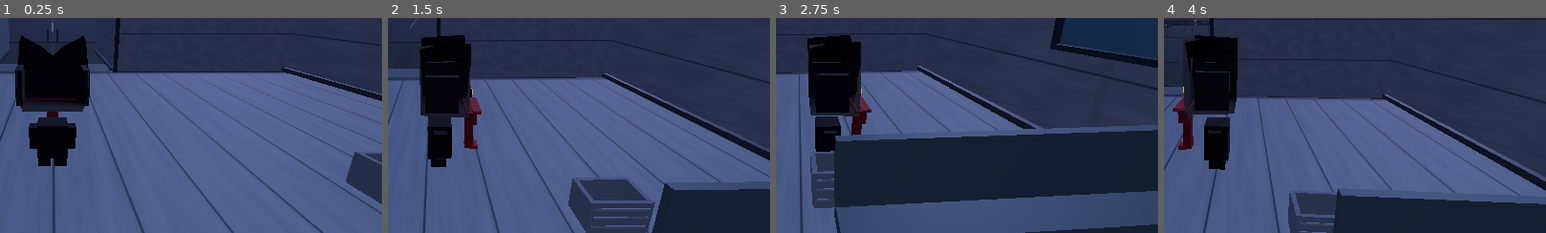
Above: before the commit, frames 1-4 (left to right).
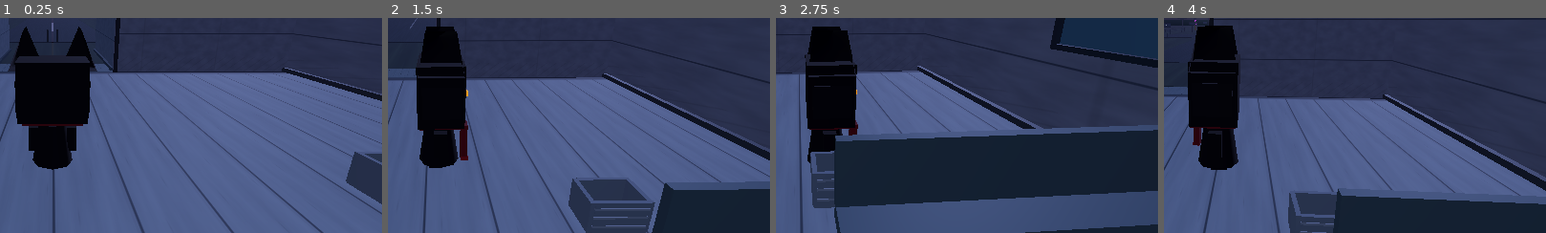
Above: after the commit, the same moments.

Repository: jhooni467/Brain-Concept-
Game: Godot game, scene res://scenes/main.tscn
Two runs of this game, one before a commit and one after it. Both use one fixed random seed, a clock stepped at 60 frames per second and the inputs below.
Inputs (mouse positions are % of the whole screen's width and height, from its top left):
- Up to frame 1 (0.25 s): no input
- Up to frame 2 (1.5 s): tap Enter at 0.5 s; move the mouse to (72, 45) at 0.52 s; hold D (move_right) 0.53-1.25 s; click (72, 45) at 0.67 s; tap Space (jump) at 0.77 s; drag from (30, 55) to (45, 70) at 1.27 s
- Up to frame 3 (2.75 s): move the mouse to (60, 28) at 2.02 s; hold D (move_right) from 2.03 s (still down)
- Up to frame 4 (4 s): release D (move_right) at 2.75 s; drag from (45, 70) to (20, 35) at 2.77 s; move the mouse to (80, 65) at 3.52 s; hold A (move_left) from 3.53 s (still down); tap Space (jump) at 3.77 s
The pictures show only the part of the screen within x 43-93%, y 28-78%; the shares and areas given below are measured in that part.

The runs differ from the first frame. In frame 1, 4.0% of the frame differs, in the area x 2-26%, y 4-71%; in frame 2, 4.0%, in the area x 7-25%, y 4-70%; in frame 3, 3.2%; in frame 4, 3.9%.

Commit message:
fix: rebuild Axel hood and scarf with stable closed geometry

Diff:
--- a/scripts/characters/axel.gd
+++ b/scripts/characters/axel.gd
@@ -61,10 +61,10 @@
 func _create_collision() -> void:
 	var collision := CollisionShape3D.new()
 	var capsule := CapsuleShape3D.new()
-	capsule.radius = 0.31
-	capsule.height = 2.05
+	capsule.radius = 0.32
+	capsule.height = 2.28
 	collision.shape = capsule
-	collision.position.y = 1.025
+	collision.position.y = 1.14
 	add_child(collision)
 
 
@@ -74,7 +74,7 @@
 	add_child(_visual_root)
 
 	var cloak := _make_material(Color(0.012, 0.011, 0.019), 0.96)
-	var cloak_facet := _make_material(Color(0.027, 0.023, 0.038), 0.92)
+	var cloak_facet := _make_material(Color(0.027, 0.024, 0.039), 0.94)
 	var scarf := _make_material(Color(0.34, 0.012, 0.064), 0.88)
 	var scarf_highlight := _make_material(Color(0.48, 0.025, 0.085), 0.82)
 	var eye_socket := _make_material(Color(0.0015, 0.0015, 0.003), 1.0)
@@ -83,82 +83,103 @@
 	eye.emission = Color(1.0, 0.34, 0.055)
 	eye.emission_energy_multiplier = 1.25
 
-	# Axel keeps the reference's distinctive silhouette: oversized cat hood,
-	# tiny dark body, narrow amber eyes and a deep-red scarf.
-	_add_box("ShortCloakBody", Vector3(0.58, 0.68, 0.46), Vector3(0.0, 0.56, 0.02), cloak)
-	_add_box("LeftSleeve", Vector3(0.19, 0.46, 0.25), Vector3(-0.36, 0.59, 0.0), cloak)
-	_add_box("RightSleeve", Vector3(0.19, 0.46, 0.25), Vector3(0.36, 0.59, 0.0), cloak)
-	_add_box("LeftFoot", Vector3(0.23, 0.18, 0.30), Vector3(-0.16, 0.12, 0.035), cloak)
-	_add_box("RightFoot", Vector3(0.23, 0.18, 0.30), Vector3(0.16, 0.12, 0.035), cloak)
-
-	var hood := MeshInstance3D.new()
-	hood.name = "AxelSignatureCatHood"
-	hood.mesh = _create_hood_mesh()
-	hood.material_override = cloak
-	_visual_root.add_child(hood)
-
-	# Subtle angular planes give the hood depth without changing its silhouette.
-	_add_box("LeftHoodSideFacet", Vector3(0.12, 0.66, 0.58), Vector3(-0.61, 1.63, -0.015), cloak_facet)
-	_add_box("RightHoodSideFacet", Vector3(0.12, 0.66, 0.58), Vector3(0.61, 1.63, -0.015), cloak_facet)
-
-	# The eyes are deliberately slim and close-set, like the supplied character.
-	_add_box("LeftEyeSocket", Vector3(0.235, 0.145, 0.055), Vector3(-0.205, 1.57, -0.535), eye_socket)
-	_add_box("RightEyeSocket", Vector3(0.235, 0.145, 0.055), Vector3(0.205, 1.57, -0.535), eye_socket)
-	var left_eye := _add_box("LeftAmberEye", Vector3(0.165, 0.085, 0.025), Vector3(-0.205, 1.57, -0.573), eye)
-	var right_eye := _add_box("RightAmberEye", Vector3(0.165, 0.085, 0.025), Vector3(0.205, 1.57, -0.573), eye)
+	# Compact cloak body. The head and ears are separate meshes so no concave
+	# polygon fan can fold over itself or produce broken triangles.
+	var body_mesh := MeshInstance3D.new()
+	body_mesh.name = "CloakBody"
+	var body_shape := CylinderMesh.new()
+	body_shape.top_radius = 0.27
+	body_shape.bottom_radius = 0.40
+	body_shape.height = 0.82
+	body_shape.radial_segments = 8
+	body_mesh.mesh = body_shape
+	body_mesh.material_override = cloak
+	body_mesh.position = Vector3(0.0, 0.49, 0.035)
+	_visual_root.add_child(body_mesh)
+
+	_add_box("LeftSleeve", Vector3(0.19, 0.48, 0.25), Vector3(-0.37, 0.57, 0.01), cloak)
+	_add_box("RightSleeve", Vector3(0.19, 0.48, 0.25), Vector3(0.37, 0.57, 0.01), cloak)
+	_add_box("LeftFoot", Vector3(0.23, 0.18, 0.31), Vector3(-0.16, 0.11, 0.07), cloak)
+	_add_box("RightFoot", Vector3(0.23, 0.18, 0.31), Vector3(0.16, 0.11, 0.07), cloak)
+
+	# Broad square hood and two independent pointed ears: stable, closed geometry.
+	_add_box("CatHoodHead", Vector3(1.30, 1.12, 0.84), Vector3(0.0, 1.56, 0.0), cloak)
+	_add_ear("LeftPointedEar", Vector3(-0.49, 1.96, 0.0), 0.58, 0.72, 0.78, cloak)
+	_add_ear("RightPointedEar", Vector3(0.49, 1.96, 0.0), 0.58, 0.72, 0.78, cloak)
+
+	# Slightly darker cheek planes give the hood volume while preserving its outline.
+	_add_box("LeftCheekFacet", Vector3(0.12, 0.58, 0.68), Vector3(-0.615, 1.48, -0.01), cloak_facet)
+	_add_box("RightCheekFacet", Vector3(0.12, 0.58, 0.68), Vector3(0.615, 1.48, -0.01), cloak_facet)
+
+	# Eye recesses and amber rectangular eyes are fixed to the front surface.
+	_add_box("LeftEyeSocket", Vector3(0.245, 0.145, 0.045), Vector3(-0.225, 1.55, -0.445), eye_socket)
+	_add_box("RightEyeSocket", Vector3(0.245, 0.145, 0.045), Vector3(0.225, 1.55, -0.445), eye_socket)
+	var left_eye := _add_box("LeftAmberEye", Vector3(0.17, 0.085, 0.026), Vector3(-0.225, 1.55, -0.481), eye)
+	var right_eye := _add_box("RightAmberEye", Vector3(0.17, 0.085, 0.026), Vector3(0.225, 1.55, -0.481), eye)
 	left_eye.rotation.z = deg_to_rad(-3.0)
 	right_eye.rotation.z = deg_to_rad(3.0)
 
-	# Wide scarf covers the lower face; its single front tail hangs over the chest.
-	_add_box("ScarfWrap", Vector3(0.94, 0.235, 0.18), Vector3(0.0, 1.12, -0.56), scarf)
-	_add_box("ScarfUpperFold", Vector3(0.91, 0.045, 0.16), Vector3(0.0, 1.235, -0.66), scarf_highlight)
-	_add_box("ScarfFrontTail", Vector3(0.25, 0.67, 0.15), Vector3(0.0, 0.70, -0.56), scarf)
-	_add_box("ScarfTailFold", Vector3(0.25, 0.075, 0.16), Vector3(0.0, 0.385, -0.66), scarf_highlight)
-
-
-func _create_hood_mesh() -> ArrayMesh:
-	# Extruded angular outline, with tall pointed ears and a broad, squared-off head.
-	var outline: Array[Vector2] = [
-		Vector2(-0.58, -0.49),
-		Vector2(0.58, -0.49),
-		Vector2(0.69, -0.20),
-		Vector2(0.67, 0.31),
-		Vector2(0.61, 0.82),
-		Vector2(0.22, 0.61),
-		Vector2(0.0, 0.43),
-		Vector2(-0.22, 0.61),
-		Vector2(-0.61, 0.82),
-		Vector2(-0.67, 0.31),
-		Vector2(-0.69, -0.20)
-	]
+	# Scarf wraps around the neck. Its single long end hangs on Axel's right,
+	# rather than running down the center of the face/body.
+	_add_box("ScarfWrap", Vector3(1.12, 0.27, 0.82), Vector3(0.0, 1.08, -0.015), scarf)
+	_add_box("ScarfUpperFold", Vector3(1.00, 0.045, 0.72), Vector3(0.0, 1.225, -0.055), scarf_highlight)
+	var scarf_tail := _add_box(
+		"ScarfRightTail",
+		Vector3(0.24, 0.70, 0.12),
+		Vector3(0.37, 0.66, -0.43),
+		scarf
+	)
+	scarf_tail.rotation.z = deg_to_rad(-3.0)
+	_add_box("ScarfTailFold", Vector3(0.24, 0.07, 0.13), Vector3(0.37, 0.33, -0.445), scarf_highlight)
+
+
+func _add_ear(
+	mesh_name: String,
+	base_position: Vector3,
+	width: float,
+	height: float,
+	depth: float,
+	material: Material
+) -> void:
+	var ear := MeshInstance3D.new()
+	ear.name = mesh_name
+	ear.mesh = _create_ear_mesh(width, height, depth)
+	ear.material_override = material
+	ear.position = base_position
+	_visual_root.add_child(ear)
+
+
+func _create_ear_mesh(width: float, height: float, depth: float) -> ArrayMesh:
+	var front_left := Vector3(-width * 0.5, 0.0, -depth * 0.5)
+	var front_right := Vector3(width * 0.5, 0.0, -depth * 0.5)
+	var front_tip := Vector3(0.0, height, -depth * 0.34)
+	var back_left := Vector3(-width * 0.5, 0.0, depth * 0.5)
+	var back_right := Vector3(width * 0.5, 0.0, depth * 0.5)
+	var back_tip := Vector3(0.0, height, depth * 0.34)
 
 	var surface := SurfaceTool.new()
 	surface.begin(Mesh.PRIMITIVE_TRIANGLES)
-	var front_points: Array[Vector3] = []
-	var back_points: Array[Vector3] = []
-	for point in outline:
-		front_points.append(Vector3(point.x, point.y + 1.68, -0.49))
-		back_points.append(Vector3(point.x * 0.94, point.y * 0.94 + 1.68, 0.36))
-
-	var front_center := Vector3(0.0, 1.68, -0.49)
-	var back_center := Vector3(0.0, 1.68, 0.36)
-	for index in range(outline.size()):
-		var next_index := (index + 1) % outline.size()
-		surface.add_vertex(front_center)
-		surface.add_vertex(front_points[next_index])
-		surface.add_vertex(front_points[index])
-		surface.add_vertex(back_center)
-		surface.add_vertex(back_points[index])
-		surface.add_vertex(back_points[next_index])
-		surface.add_vertex(front_points[index])
-		surface.add_vertex(front_points[next_index])
-		surface.add_vertex(back_points[next_index])
-		surface.add_vertex(front_points[index])
-		surface.add_vertex(back_points[next_index])
-		surface.add_vertex(back_points[index])
+
+	# Front and back triangles.
+	_add_triangle(surface, front_left, front_tip, front_right)
+	_add_triangle(surface, back_left, back_right, back_tip)
+
+	# Closed sides prevent the ears from looking like thin, broken sheets.
+	_add_triangle(surface, front_left, back_left, back_tip)
+	_add_triangle(surface, front_left, back_tip, front_tip)
+	_add_triangle(surface, front_right, front_tip, back_tip)
+	_add_triangle(surface, front_right, back_tip, back_right)
+	_add_triangle(surface, front_left, front_right, back_right)
+	_add_triangle(surface, front_left, back_right, back_left)
 
 	surface.generate_normals()
 	return surface.commit()
+
+
+func _add_triangle(surface: SurfaceTool, a: Vector3, b: Vector3, c: Vector3) -> void:
+	surface.add_vertex(a)
+	surface.add_vertex(b)
+	surface.add_vertex(c)
 
 
 func _add_box(
